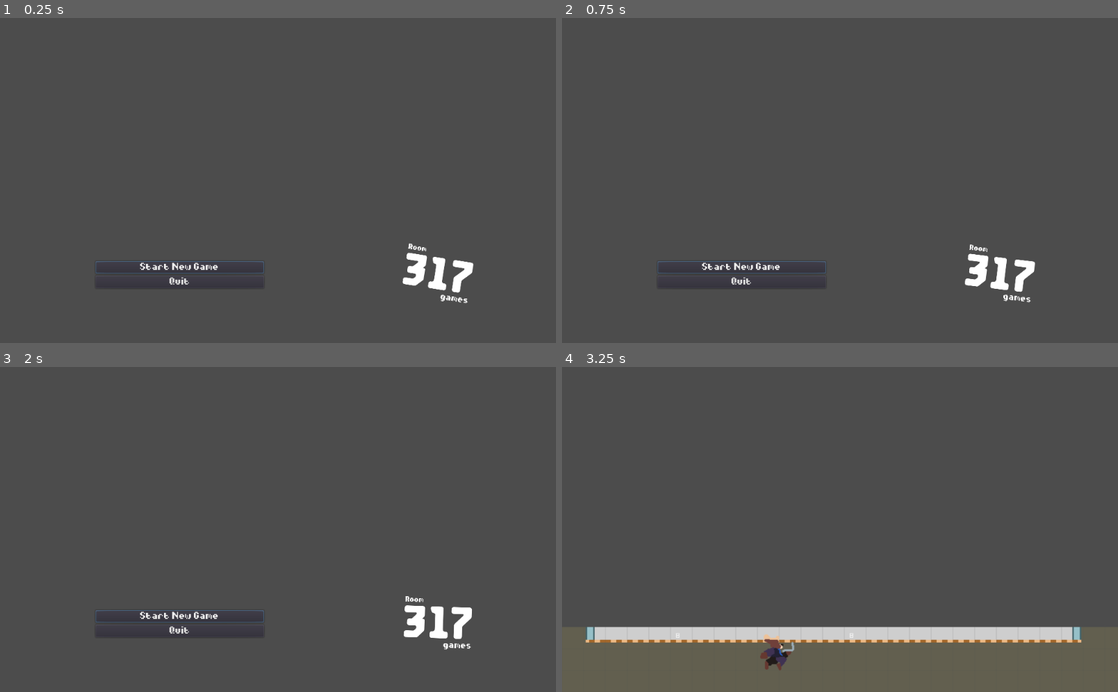
Above: before the commit, frames 1-4 (two rows, left to right).
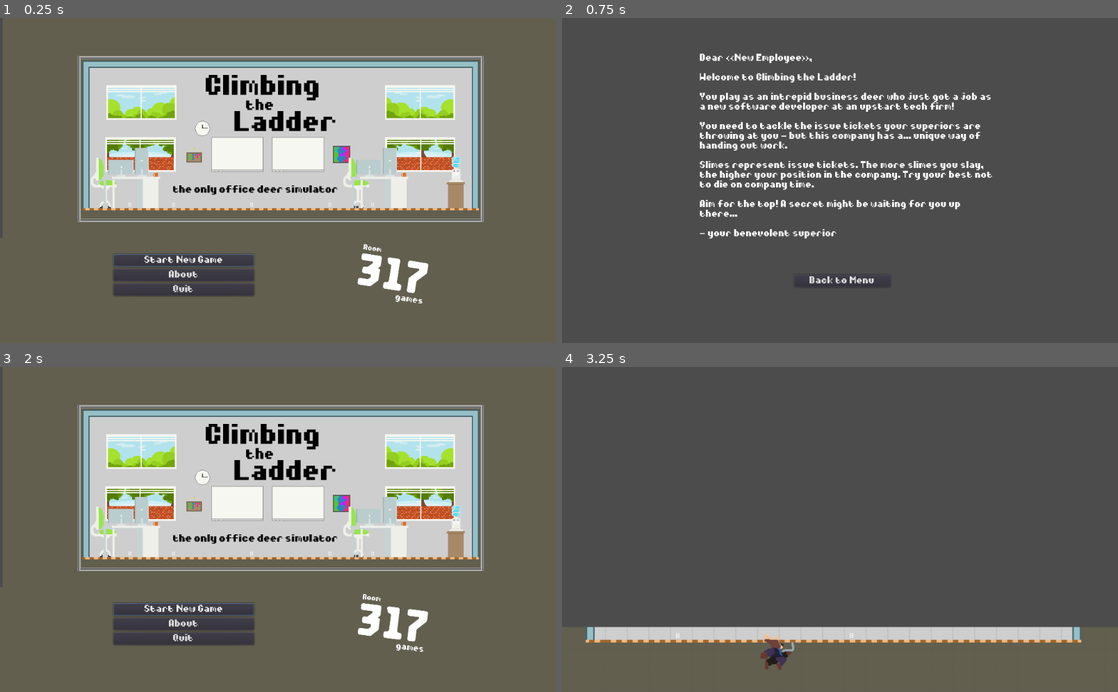
Above: after the commit, the same moments.

Repository: lseper/cornhacks-2023
Game: Godot game, scene res://scenes/menu.tscn
Same seed, same stepped clock (60 frames per second), same inputs: the game is played once before the commit and once after it. This scene is started directly instead of the project's main scene. The engine's default icon, where the game draws it, is replaced by a stand-in: a white triangle on a blue panel in a dark square.
Inputs (mouse positions are in pixels of both pictures, inside the frame that each line leads up to):
- Up to frame 1 (0.25 s): no input
- Up to frame 2 (0.75 s): click (745, 274) at 0.5 s, where only the run after the commit has a clickable "About"
- Up to frame 3 (2 s): click (278, 630) at 1.25 s, where only the run after the commit has a clickable "Back to Menu"
- Up to frame 4 (3.25 s): click "Start New Game" at 2 s; hold Right (move_right) from 2.78 s (still down)

The runs differ from the first frame. In frame 1, 37% of the frame differs, in the area x 13-87%, y 11-89%; in frame 2, 6.5%; in frame 3, 37%; in frame 4, nothing differs.

Commit message:
TITLE SCREEN

Diff:
--- /dev/null
+++ b/game/scenes/about.tscn
@@ -0,0 +1,36 @@
+[gd_scene load_steps=2 format=2]
+
+[ext_resource path="res://scripts/about.gd" type="Script" id=1]
+
+[node name="About" type="Control"]
+anchor_right = 1.0
+anchor_bottom = 1.0
+script = ExtResource( 1 )
+
+[node name="BackButton" type="Button" parent="."]
+margin_left = 428.0
+margin_top = 474.0
+margin_right = 605.0
+margin_bottom = 497.0
+text = "Back to Menu"
+
+[node name="RichTextLabel" type="RichTextLabel" parent="."]
+margin_left = 254.0
+margin_top = 66.0
+margin_right = 807.0
+margin_bottom = 421.0
+text = "Dear <<New Employee>>,
+
+Welcome to Climbing the Ladder!
+
+You play as an intrepid business deer who just got a job as a new software developer at an upstart tech firm!
+
+You need to tackle the issue tickets your superiors are throwing at you - but this company has a... unique way of handing out work.
+
+Slimes represent issue tickets. The more slimes you slay, the higher your position in the company. Try your best not to die on company time.
+
+Aim for the top! A secret might be waiting for you up there...
+
+- your benevolent superior"
+
+[connection signal="pressed" from="BackButton" to="." method="_on_BackButton_pressed"]
--- a/game/scenes/menu.tscn
+++ b/game/scenes/menu.tscn
@@ -1,35 +1,56 @@
-[gd_scene load_steps=5 format=2]
+[gd_scene load_steps=8 format=2]
 
 [ext_resource path="res://scripts/menu.gd" type="Script" id=1]
 [ext_resource path="res://sounds/mainmenu.mp3" type="AudioStream" id=2]
 [ext_resource path="res://sprites/317.png" type="Texture" id=3]
 [ext_resource path="res://scripts/team_logo.gd" type="Script" id=4]
+[ext_resource path="res://sprites/example.png" type="Texture" id=5]
+[ext_resource path="res://sprites/title.png" type="Texture" id=6]
+[ext_resource path="res://sprites/office deer.png" type="Texture" id=7]
 
 [node name="Menu" type="Control"]
 anchor_right = 1.0
 anchor_bottom = 1.0
 script = ExtResource( 1 )
 
+[node name="Example" type="Sprite" parent="."]
+position = Vector2( 517, 28 )
+texture = ExtResource( 5 )
+
+[node name="ColorRect" type="ColorRect" parent="Example"]
+margin_left = -581.0
+margin_top = 378.0
+margin_right = 579.0
+margin_bottom = 604.0
+color = Color( 0.388235, 0.376471, 0.313726, 1 )
+
 [node name="VBoxContainer" type="VBoxContainer" parent="."]
 anchor_top = 1.0
 anchor_bottom = 1.0
-margin_left = 176.0
-margin_top = -289.0
-margin_right = 486.0
-margin_bottom = 37.0
+margin_left = 209.0
+margin_top = -288.0
+margin_right = 468.0
+margin_bottom = 38.0
 alignment = 1
 
 [node name="StartButton" type="Button" parent="VBoxContainer"]
-margin_top = 138.0
-margin_right = 310.0
-margin_bottom = 161.0
+margin_top = 124.0
+margin_right = 259.0
+margin_bottom = 147.0
 focus_neighbour_top = NodePath("../QuitButton")
 text = "Start New Game"
 
+[node name="AboutButton" type="Button" parent="VBoxContainer"]
+margin_top = 151.0
+margin_right = 259.0
+margin_bottom = 174.0
+focus_neighbour_top = NodePath("../QuitButton")
+text = "About"
+
 [node name="QuitButton" type="Button" parent="VBoxContainer"]
-margin_top = 165.0
-margin_right = 310.0
-margin_bottom = 188.0
+margin_top = 178.0
+margin_right = 259.0
+margin_bottom = 201.0
 focus_neighbour_bottom = NodePath("../StartButton")
 text = "Quit"
 
@@ -37,13 +58,24 @@
 stream = ExtResource( 2 )
 
 [node name="Sprite" type="Sprite" parent="."]
-position = Vector2( 806, 473 )
+position = Vector2( 723, 474 )
 scale = Vector2( 0.459459, 0.459459 )
 texture = ExtResource( 3 )
 script = ExtResource( 4 )
 
 [node name="Tween" type="Tween" parent="Sprite"]
 
+[node name="Title" type="Sprite" parent="."]
+position = Vector2( 501, 162 )
+scale = Vector2( 0.796552, 0.796552 )
+texture = ExtResource( 6 )
+
+[node name="OfficeDeer" type="Sprite" parent="."]
+position = Vector2( 470.855, 317.564 )
+scale = Vector2( 0.754865, 0.754865 )
+texture = ExtResource( 7 )
+
 [connection signal="pressed" from="VBoxContainer/StartButton" to="." method="_on_StartButton_pressed"]
+[connection signal="pressed" from="VBoxContainer/AboutButton" to="." method="_on_AboutButton_pressed"]
 [connection signal="pressed" from="VBoxContainer/QuitButton" to="." method="_on_QuitButton_pressed"]
 [connection signal="tween_completed" from="Sprite/Tween" to="Sprite" method="_on_tween_completed"]
--- /dev/null
+++ b/game/scripts/about.gd
@@ -0,0 +1,20 @@
+extends Control
+
+
+# Declare member variables here. Examples:
+# var a = 2
+# var b = "text"
+
+
+# Called when the node enters the scene tree for the first time.
+func _ready():
+	pass # Replace with function body.
+
+
+# Called every frame. 'delta' is the elapsed time since the previous frame.
+#func _process(delta):
+#	pass
+
+
+func _on_BackButton_pressed():
+	get_tree().change_scene("res://scenes/menu.tscn")
--- a/game/scripts/menu.gd
+++ b/game/scripts/menu.gd
@@ -21,3 +21,6 @@
 
 func _on_QuitButton_pressed():
 	get_tree().quit()
+
+func _on_AboutButton_pressed():
+	get_tree().change_scene("res://scenes/about.tscn")
Not shown, added: game/sprites/Untitled.png.import
Not shown, added: game/sprites/example.png.import
Binary file added: game/sprites/office deer.png
Not shown, added: game/sprites/office deer.png.import
Binary file added: game/sprites/title.png
Not shown, added: game/sprites/title.png.import
Not shown, changed: game/sprites/.DS_Store
